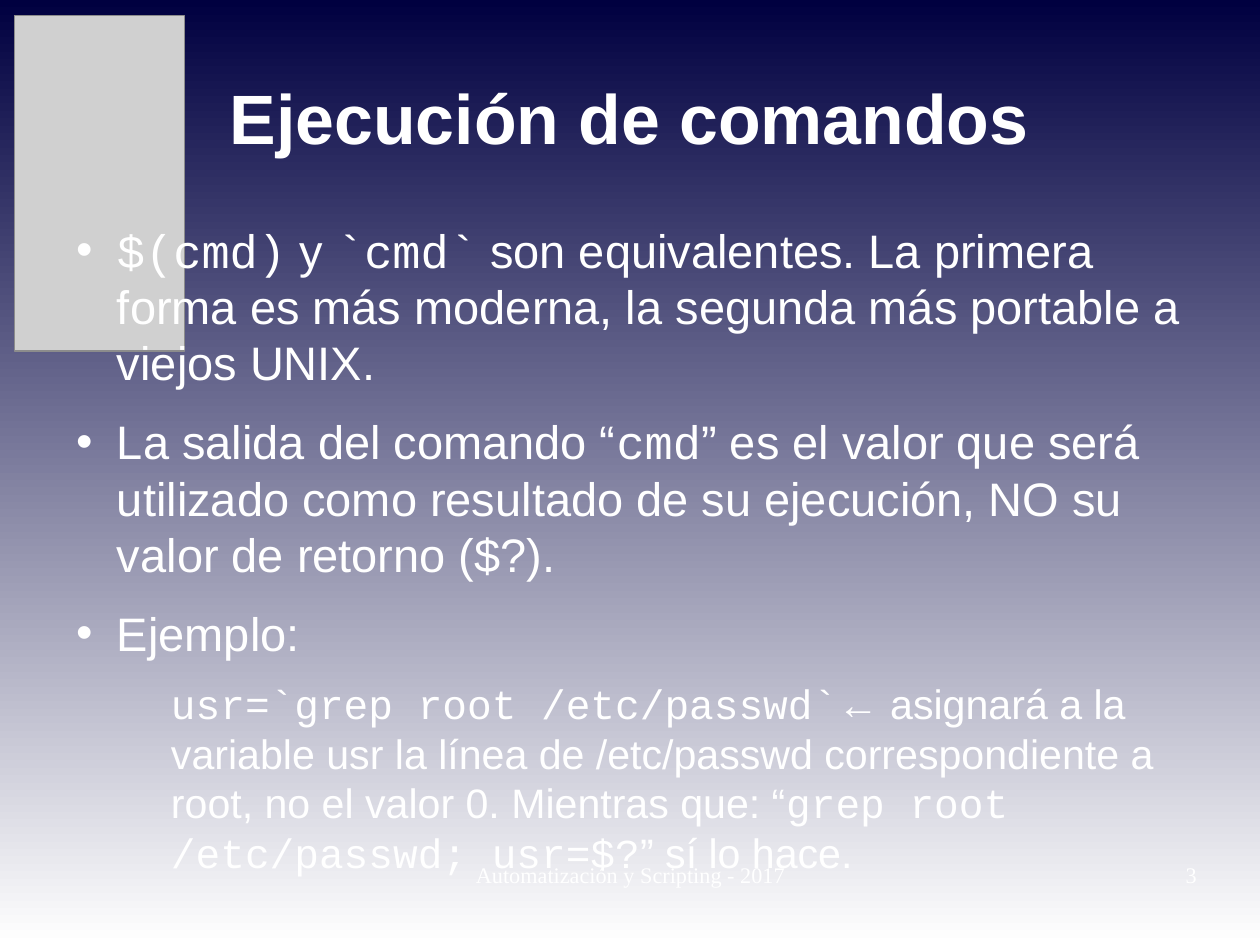
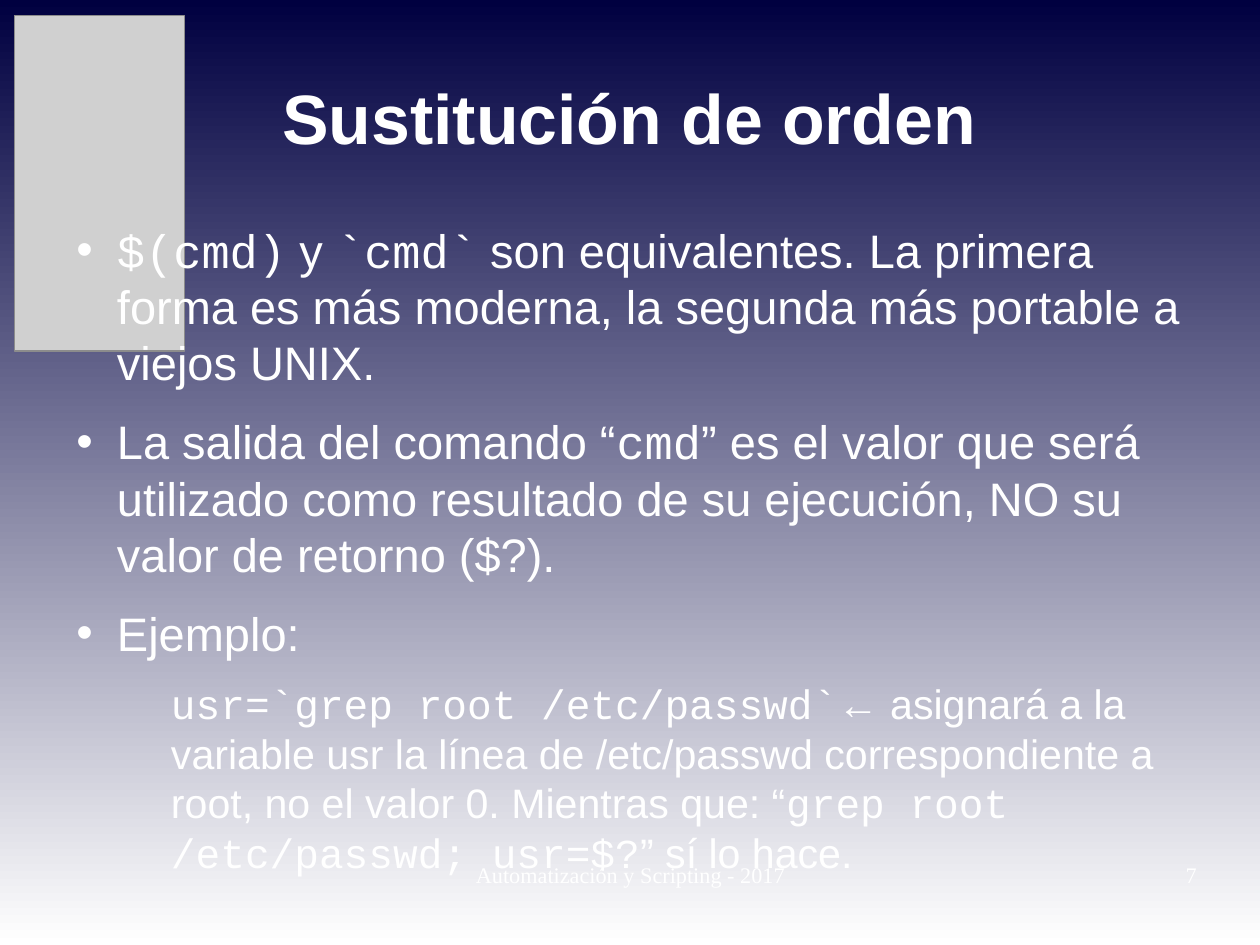
Before and after one commit to niniadcobre/-AutoyScripting, a slide deck: slide 7 of clases/AYS_clase05.odp (slide 3 before the commit). Drawn at 1260x945 pixels with LibreOffice and Linux fonts; fonts in the diff are those of the drawing; grey boxes stand for pictures. Boxes give left, top, right and bottom in pixels: in the first picture for what was removed or moved away, otherwise in the second. Text is boxed around its words. In the diff, an @@ line names an element or a change of style, - is before the commit and + after.

```diff
--- a/clases/AYS_clase05.odp
+++ b/clases/AYS_clase05.odp
@@ title at [282,93,976,145]: text changed @@
-Ejecución de comandos
+Sustitución de orden
```
Also in this commit, not shown: 4 other slides changed, 5 slides added, 3 slides removed, 8 other files.
